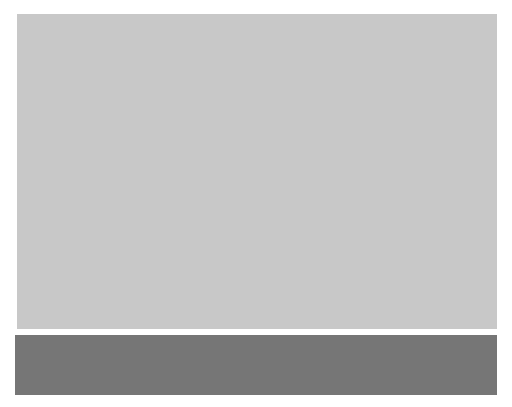
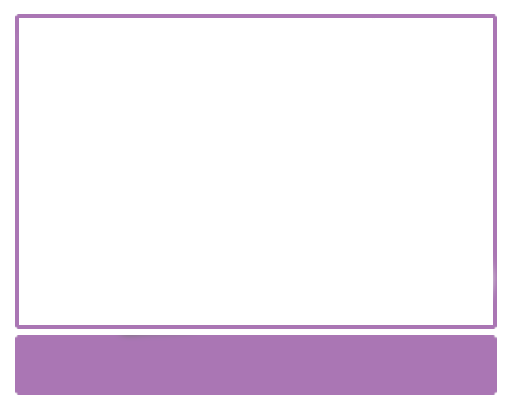
Revision of a layered 512 x 407 image; what changed, layer by layer:
painted on "Ebene #1" over [15, 335, 497, 395]
painted on "Ebene" over [15, 14, 497, 329]
